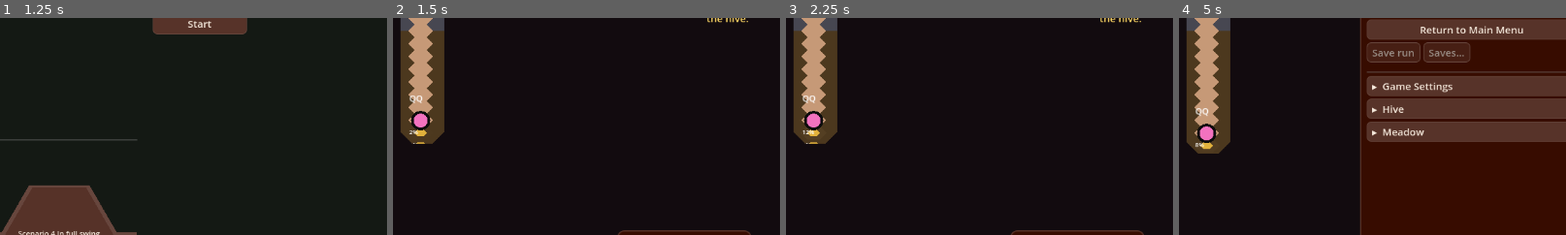
Above: before the commit, frames 1-4 (left to right).
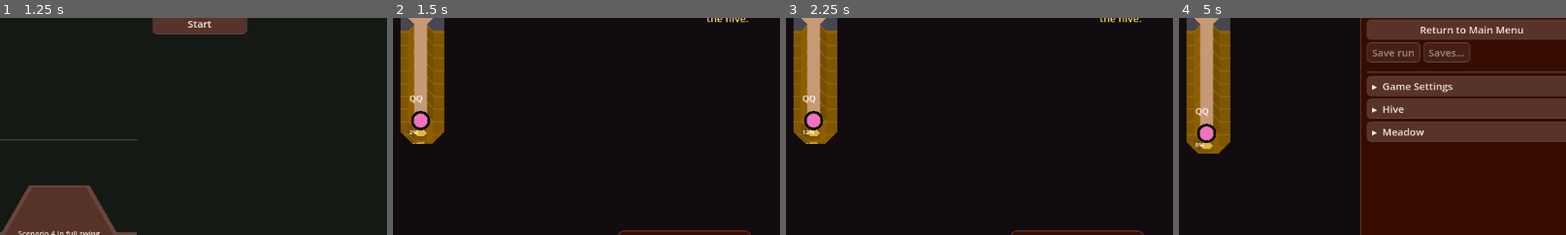
Above: after the commit, the same moments.

Repository: wonderburg7/meadow
Game: Godot game, scene res://scenes/Main.tscn
Same seed, same stepped clock (60 frames per second), same inputs: the game is played once before the commit and once after it.
Inputs (mouse positions are % of the whole screen's width and height, from its top left):
- Up to frame 1 (1.25 s): click (10, 30) at 0.52 s
- Up to frame 2 (1.5 s): click "Start" at 1.25 s
- Up to frame 3 (2.25 s): click "1" at 2 s
- Up to frame 4 (5 s): click "2" at 2.75 s; click "4" at 3.5 s; click "⚙" at 4.25 s
The pictures show only the part of the screen within x 46-96%, y 27-76%; the shares and areas given below are measured in that part.

Frame 1 is identical in both runs. In frame 2, 4.1% of the frame differs, in the area x 2-14%, y 3-59%; in frame 3, 4.1%; in frame 4, 4.4%, in the area x 2-14%, y 3-63%.

Commit message:
SP-9: hive soil blocks drawn from Dave's art, crumbling as they are mined
Co-Authored-By: Claude Sonnet 5.5 <noreply@anthropic.com>

Diff:
--- a/scripts/soil_block.gd
+++ b/scripts/soil_block.gd
@@ -11,8 +11,16 @@
 ## holes in them.
 
 const Shapes = preload("res://scripts/shapes.gd")
+const SpriteCatalogue = preload("res://scripts/sprite_catalogue.gd")
 
 const SOIL_COLOR := Color(0.30, 0.22, 0.12)
+
+## SP-9. The art's side height in art px: the catalogue anchor is the top
+## face's middle, so the block's footprint on its hex is this much lower.
+const SIDE_HEIGHT_PX := 14.0
+## Catalogue frame names by quarter mined: whole, then 4, 2, 1. (At 100 %
+## the block is removed, so there is no fifth quarter.)
+const STAGE_FRAMES: Array[String] = ["5", "4", "2", "1"]
 
 signal mining_work_changed
 
@@ -39,6 +47,12 @@
 var selection_ring: Line2D
 var selected: bool = false
 
+## SP-9. Dave's soil art, shown instead of the flat colour while
+## `Session.use_cell_sprites` is on. `_art_frame` is the frame last set
+## (-2 = none yet, -1 = art off), so the frame is only written on change.
+var soil_sprite: Sprite2D
+var _art_frame: int = -2
+
 func _ready() -> void:
 	add_to_group("soil_blocks")
 	block_size = GameConfig.hive_cell_size
@@ -47,7 +61,7 @@
 	# background colour shows between them at any zoom -- soil should read
 	# as one continuous mass of earth, not a tiled grid
 	polygon = Shapes.hexagon_points(block_size * 1.15, squashed)
-	color = SOIL_COLOR
+	color = Color(0, 0, 0, 0) if Session.use_cell_sprites else SOIL_COLOR
 
 	# hatched marker shown once you've flagged this block for digging
 	marker = Polygon2D.new()
@@ -71,6 +85,21 @@
 	progress_label.position = Vector2(-block_size, -8)
 	progress_label.add_theme_font_size_override("font_size", 9)
 	add_child(progress_label)
+
+	# the soil art sits under the marker, ring and label (added after it
+	# but moved to the back) and lands on the hex like a comb cup
+	soil_sprite = Sprite2D.new()
+	soil_sprite.texture = SpriteCatalogue.SOIL_BLOCK_SHEET
+	soil_sprite.hframes = SpriteCatalogue.SOIL_BLOCK_HFRAMES
+	soil_sprite.vframes = SpriteCatalogue.SOIL_BLOCK_VFRAMES
+	var art_scale: float = PixelSprite.hive_scale()
+	PixelSprite.apply(soil_sprite, art_scale)
+	var floor_y: float = SpriteCatalogue.SOIL_BLOCK_ANCHOR.y + SIDE_HEIGHT_PX
+	soil_sprite.offset = Vector2(0.0, SpriteCatalogue.SOIL_BLOCK_FRAME_SIZE.y * 0.5 - floor_y)
+	soil_sprite.visible = false
+	add_child(soil_sprite)
+	move_child(soil_sprite, 0)
+	_refresh_art()
 
 func set_selected(value: bool) -> void:
 	selected = value
@@ -118,13 +147,44 @@
 func mine_fraction() -> float:
 	return clamp(mine_progress / max(0.001, effective_mine_time()), 0.0, 1.0)
 
+## Quarter of the digging done -> index into the catalogue's frame list.
+func art_frame_for(fraction: float) -> int:
+	var quarter: int = clampi(int(fraction * 4.0), 0, 3)
+	return SpriteCatalogue.SOIL_BLOCK_FRAMES.find(STAGE_FRAMES[quarter])
+
+## Shows the catalogue frame for how far the block is mined, or the flat
+## colour when Cell art is off. Writes the frame only when it changes.
+func _refresh_art() -> void:
+	if soil_sprite == null:
+		return
+	if not Session.use_cell_sprites:
+		if _art_frame != -1:
+			_art_frame = -1
+			soil_sprite.visible = false
+		return
+	var frame: int = art_frame_for(mine_fraction())
+	if frame == _art_frame:
+		return
+	_art_frame = frame
+	soil_sprite.frame = frame
+	soil_sprite.visible = true
+
 func _refresh() -> void:
+	_refresh_art()
 	if not marked_for_mining:
 		# an unmarked block that has been partly dug still shows how far
 		# it got, so the work isn't invisible
 		progress_label.text = "%d%%" % int(mine_fraction() * 100.0) if mine_progress > 0.0 else ""
-		color = SOIL_COLOR.lerp(Color(0.55, 0.45, 0.28), mine_fraction())
+		_tint()
 		return
 	progress_label.text = "%d%%" % int(mine_fraction() * 100.0)
 	# lightens as it's dug away
-	color = SOIL_COLOR.lerp(Color(0.55, 0.45, 0.28), mine_fraction())
+	_tint()
+
+## Flat mass: today's lightening colour. With the art showing the polygon
+## is left clear so only Dave's drawing is seen.
+func _tint() -> void:
+	if Session.use_cell_sprites:
+		color = Color(0, 0, 0, 0)
+	else:
+		color = SOIL_COLOR.lerp(Color(0.55, 0.45, 0.28), mine_fraction())
Not shown, added: checks/ready/C-130.md
Not shown, changed: plans/now/sprites.md
Not shown, added: tests/test_sp9_soil_art.py
